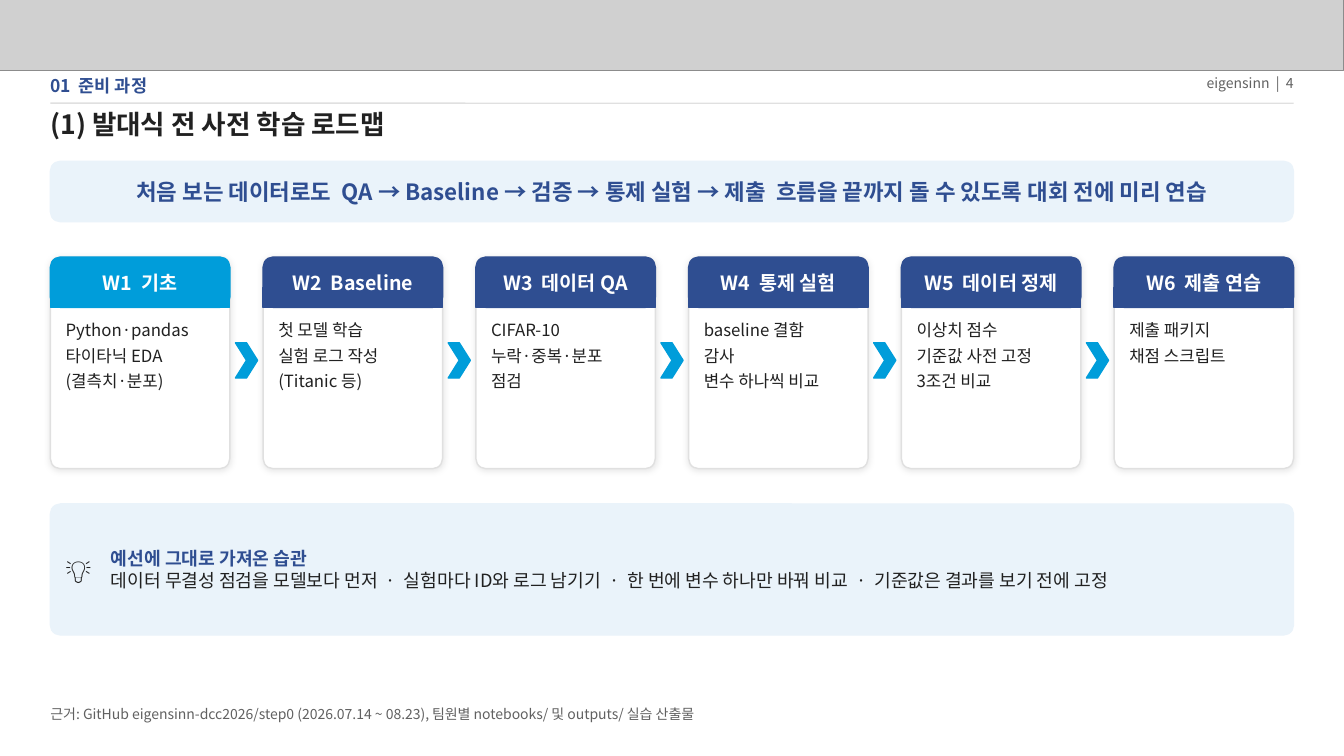
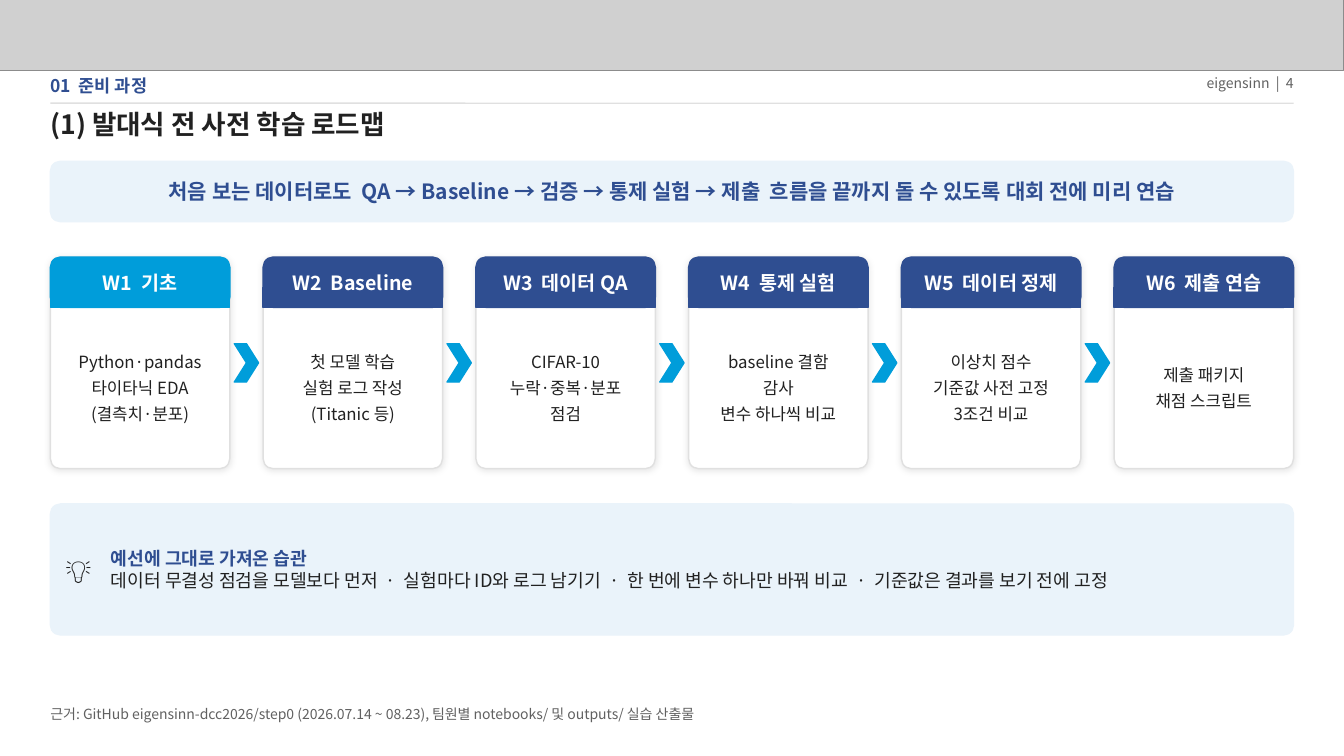
Before and after one commit to eigensinn-dcc2026/prelim, a slide deck: slide 4 of ppt/DCC2026_예선_결과정리.pptx. Drawn at 1344x756 pixels with LibreOffice and Linux fonts; fonts in the diff are those of the drawing; grey boxes stand for pictures. Boxes give left, top, right and bottom in pixels: in the first picture for what was removed or moved away, otherwise in the second. Text is boxed around its words. In the diff, an @@ line names an element or a change of style, - is before the commit and + after.

```diff
--- a/ppt/DCC2026_예선_결과정리.pptx
+++ b/ppt/DCC2026_예선_결과정리.pptx
@@ text "처음 보는 데이터로도 QA → ..." at box(169, 179, 1175, 205): size 16 to 15 pt @@
@@ alignment left to centre; vertical alignment top to middle in 6 elements at box(303, 354, 403, 423), box(78, 354, 201, 423), box(510, 355, 622, 421), box(720, 354, 836, 422), box(933, 354, 1049, 422), box(1156, 367, 1252, 409) @@
@@ 5 chevrons: place and size @@
-5 chevrons at box(236, 343, 1109, 378)
+5 chevrons at box(235, 344, 1110, 382)
```
Also in this commit, not shown: 13 other slides changed, 4 slides added, 6 slides removed, 1 other file.
